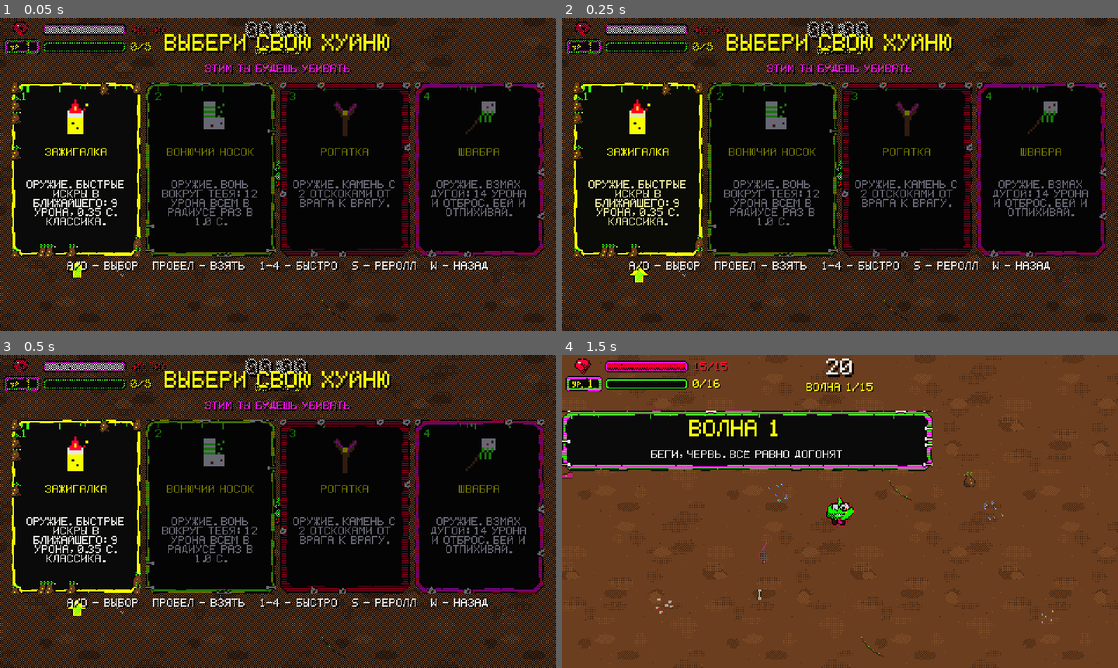
Above: before the commit, frames 1-4 (two rows, left to right).
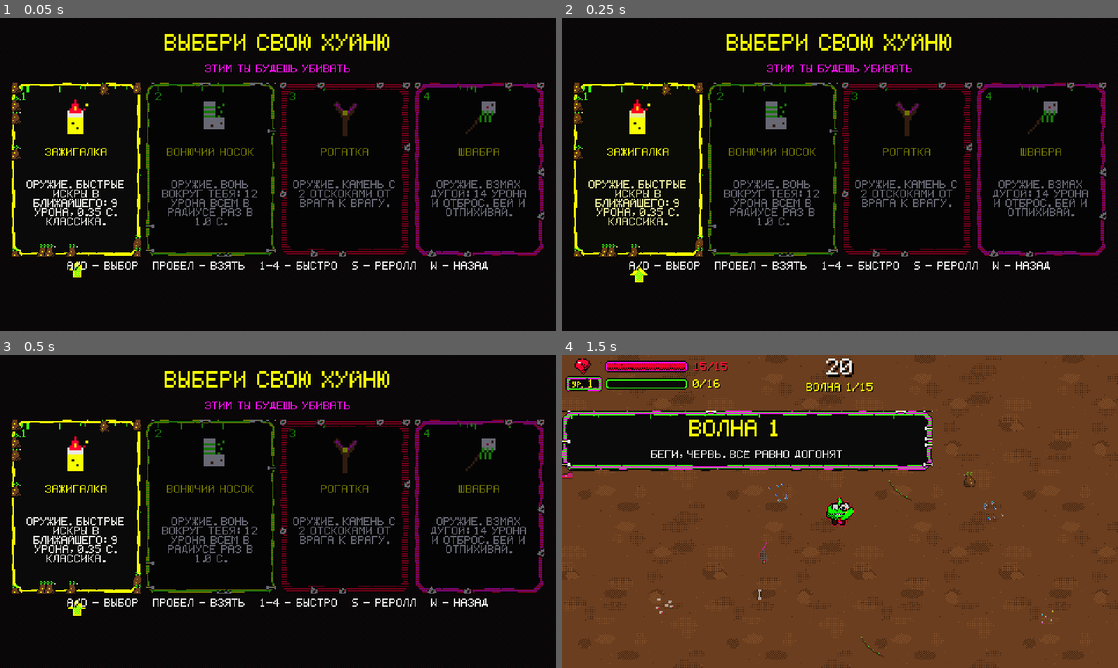
Above: after the commit, the same moments.

Repository: Gepackstuck/Stinky_Dumpster_Survivors
Game: Godot game, scene res://scenes/levels/main.tscn
The game is run twice, just before and just after one commit, with the same random seed, the same clock (stepped at 60 frames per second) and the same inputs.
Inputs (mouse positions are in pixels of both pictures, inside the frame that each line leads up to):
- Up to frame 1 (0.05 s): no input
- Up to frame 2 (0.25 s): no input
- Up to frame 3 (0.5 s): no input
- Up to frame 4 (1.5 s): click "1" at 0.5 s; tap Enter (ui_accept) at 1.25 s; move the mouse to (962, 495) at 1.27 s; hold D (move_right) from 1.28 s (still down); tap R at 1.35 s

The runs differ from the first frame. In frame 1, 22% of the frame differs, in the area x 0-100%, y 0-100%; in frame 2, 22%; in frame 3, 22%; in frame 4, nothing differs.

Commit message:
fix: Ларёк на сплошном фоне, сводка статов в пустом Ларьке
Co-Authored-By: Claude Sonnet 5.5 <noreply@anthropic.com>
Claude-Session: https://claude.ai/code/session_01GvQcLtpmeq9xDjqGAM3qCT

Diff:
--- a/scenes/ui/level_up_screen.tscn
+++ b/scenes/ui/level_up_screen.tscn
@@ -33,6 +33,14 @@
 grow_horizontal = 2
 grow_vertical = 2
 
+[node name="Backdrop" type="ColorRect" parent="Root"]
+layout_mode = 1
+anchors_preset = 15
+anchor_right = 1.0
+anchor_bottom = 1.0
+mouse_filter = 2
+color = Color(0.0392157, 0.0156863, 0.0235294, 1)
+
 [node name="Dim" type="TextureRect" parent="Root"]
 layout_mode = 1
 anchors_preset = 15
@@ -55,10 +63,10 @@
 [node name="Empty" type="Label" parent="Root"]
 layout_mode = 0
 offset_left = 0.0
-offset_top = 110.0
+offset_top = 62.0
 offset_right = 480.0
-offset_bottom = 135.0
-text = "НОВЫХ УЛУЧШЕНИЙ НЕТ.\nТЫ НИЧЕГО НЕ ЗАСЛУЖИЛ, ЛОХ."
+offset_bottom = 82.0
+text = "ЛАРЁК ПУСТ. ВСЁ РАЗОБРАЛ, ЖАДИНА."
 horizontal_alignment = 1
 theme_override_colors/font_color = Color(1, 0.0627451, 0.2, 1)
 theme_override_colors/font_shadow_color = Color(0, 0, 0, 1)
@@ -155,3 +163,14 @@
 horizontal_alignment = 2
 theme_override_colors/font_color = Color(0.58, 0.34, 0.12, 1)
 theme_override_colors/font_shadow_color = Color(0, 0, 0, 1)
+
+[node name="Stats" type="Label" parent="Root"]
+layout_mode = 0
+offset_left = 140.0
+offset_top = 90.0
+offset_right = 340.0
+offset_bottom = 215.0
+horizontal_alignment = 1
+theme_override_colors/font_color = Color(0.909804, 0.909804, 0.909804, 1)
+theme_override_colors/font_shadow_color = Color(0, 0, 0, 1)
+theme_override_constants/line_spacing = 3
--- a/scripts/ui/level_up_screen.gd
+++ b/scripts/ui/level_up_screen.gd
@@ -10,6 +10,7 @@
 @onready var _next_button: Button = $Root/NextButton
 @onready var _reroll_button: Button = $Root/RerollButton
 @onready var _coins: Label = $Root/Coins
+@onready var _stats: Label = $Root/Stats
 
 const PERK_MARK: int = 0  # в очереди: 0 = бесплатный перк/оружие Ларька, >0 = уровень (карточка статов)
 
@@ -143,6 +144,8 @@
 	else:
 		_counter.text = "ОСТАЛОСЬ ВЗЯТЬ: %d   УРОВЕНЬ %d: ВЫБИРАЙ СТАТ" % [_queue.size(), _queue[0]]
 	_empty.visible = _queue.is_empty()
+	_stats.visible = _queue.is_empty()
+	_stats.text = _stats_text()
 	_reroll_button.visible = not _queue.is_empty()
 	_reroll_button.text = "РЕРОЛЛ %d" % _reroll_cost()
 	_reroll_button.disabled = GameState.coins < _reroll_cost()
@@ -153,6 +156,23 @@
 	_next_button.disabled = not _queue.is_empty()
 
 
+## Сводка прокачки в пустом Ларьке: «ТВОИ СТАТЫ» по взятым карточкам и перкам.
+func _stats_text() -> String:
+	var lines: Array[String] = ["ТВОИ СТАТЫ", ""]
+	for stat_id: StringName in StatLibrary.IDS:
+		var total: float = GameState.stat_total(stat_id)
+		if total > 0.0:
+			var unit: String = "" if stat_id in [&"max_hp", &"regen", &"armor"] else "%"
+			lines.append("%s: +%d%s" % [StatLibrary.title(stat_id), roundi(total), unit])
+	for perk_id: StringName in PerkLibrary.ALL:
+		var stacks: int = GameState.get_perk_stacks(perk_id)
+		if stacks > 0:
+			lines.append("%s%s" % [PerkLibrary.title(perk_id), "" if stacks == 1 else " х%d" % stacks])
+	if lines.size() == 2:
+		lines.append("ПОКА НИЧЕГО. ЛОХ.")
+	return "\n".join(lines)
+
+
 func _on_next_pressed() -> void:
 	_root.hide()
 	get_tree().paused = false
Not shown, added: assets/sprites/enemy_trash_bin_0.png.import
Not shown, added: assets/sprites/enemy_trash_bin_1.png.import
Not shown, added: assets/sprites/enemy_trash_bin_2.png.import
Not shown, added: assets/sprites/enemy_trash_bin_3.png.import
